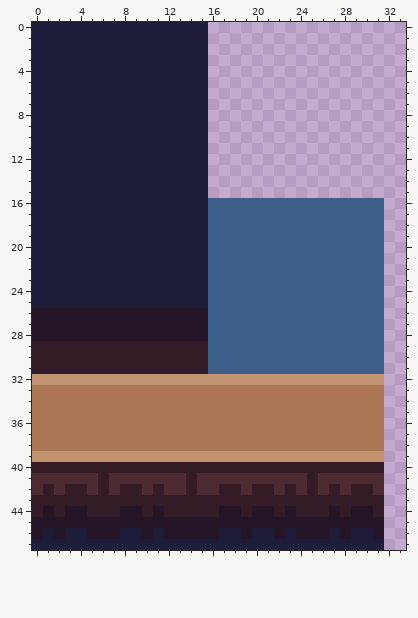
Two states of a pixel-art sprite, Assets/Sprites/Tiles.png. The first picture shows the starting point.
The file is 64x48 pixels. Shown: x 0..33, y 0..47.
After:
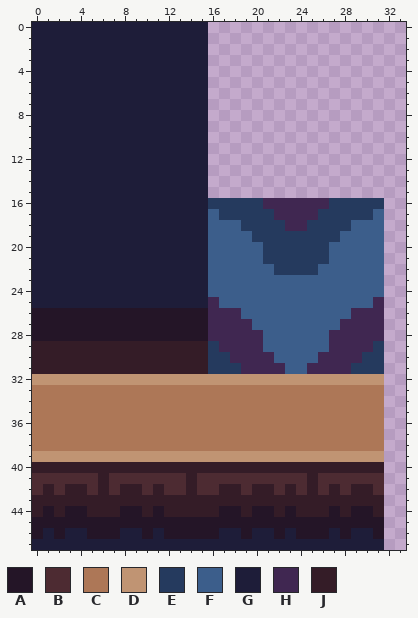
Palette (. is transparent): A #241527  B #4d2b32  C #ad7757  D #c09473  E #253a5e  F #3c5e8b  G #1e1d39  H #402751  J #341c27
Diff:
Colour F gives way to colour E in row 16 at x 16 to 20 and 27 to 31; in row 17 at x 17 to 21 and 26 to 30; in row 18 at x 19 to 22 and 25 to 28; in row 19 at x 20 to 27; in rows 20 to 21 at x 21 to 26; in row 22 at x 22 to 25.
Colour F gives way to colour E in row 29 at x 16 and 31; in row 30 at x 16 to 17 and 30 to 31; in row 31 at x 16 to 18 and 29 to 31.
Colour F gives way to colour H in row 16 at x 21 to 26; in row 17 at x 22 to 25; in row 18 at x 23 to 24; in row 25 at x 16 and 31; in row 26 at x 16 to 18 and 29 to 31; in row 27 at x 16 to 19 and 28 to 31.
Colour F gives way to colour H in row 28 at x 16 to 20 and 27 to 31; in row 29 at x 17 to 20 and 27 to 30; in row 30 at x 18 to 21 and 26 to 29; in row 31 at x 19 to 22 and 25 to 28.
Where, in picture pixels (left, top, right, bottom), the same in both pictures:
changed: (208, 198, 384, 374)
